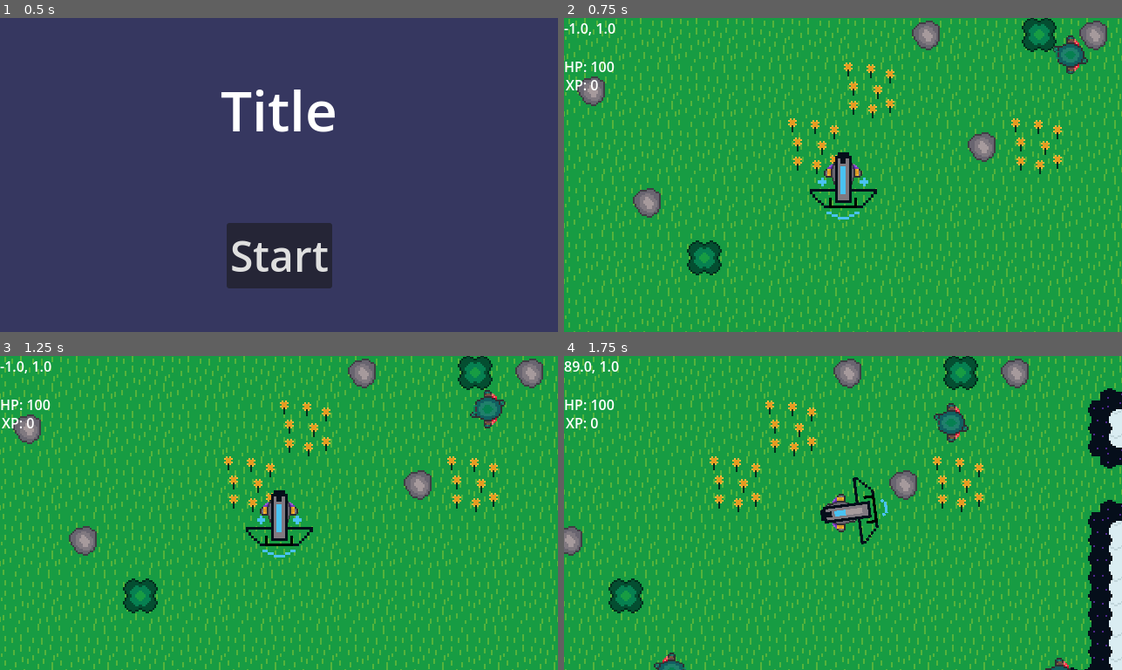
Above: before the commit, frames 1-4 (two rows, left to right).
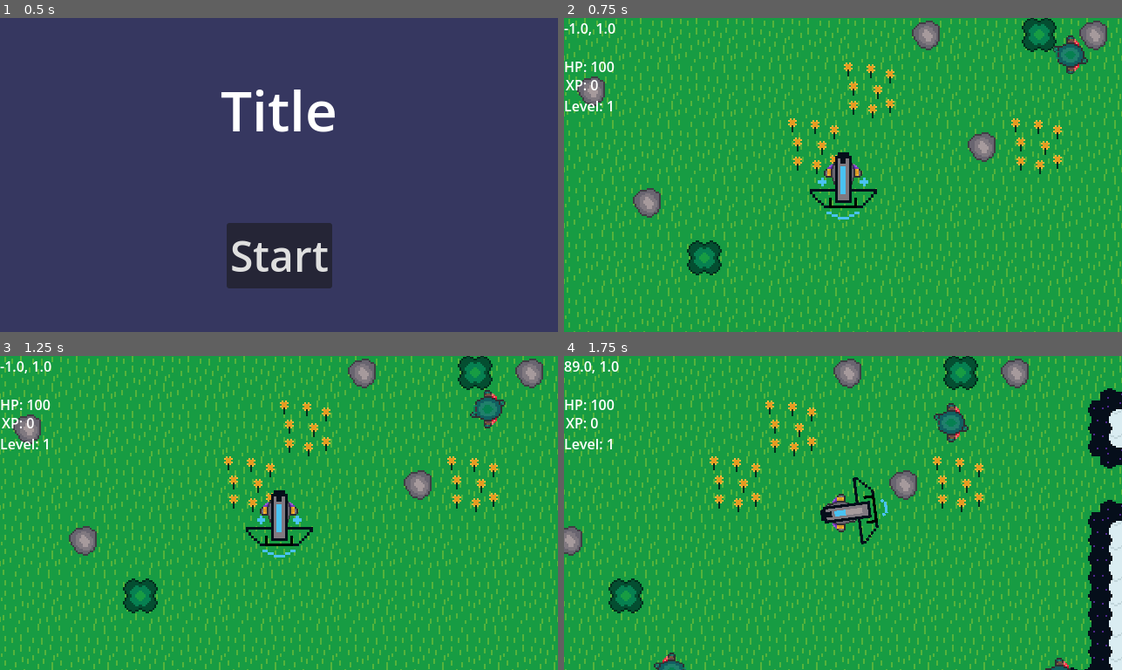
Above: after the commit, the same moments.

Repository: coder1015/real-roguelite
Game: Godot game, scene res://Scenes/main_menu.tscn
Two runs of this game, one before a commit and one after it. Both use one fixed random seed, a clock stepped at 60 frames per second and the inputs below.
Inputs (mouse positions are in pixels of both pictures, inside the frame that each line leads up to):
- Up to frame 1 (0.5 s): no input
- Up to frame 2 (0.75 s): click "Start" at 0.5 s
- Up to frame 3 (1.25 s): no input
- Up to frame 4 (1.75 s): move the mouse to (965, 497) at 1.27 s; press the mouse at (965, 497) at 1.28 s; hold D (move_right) from 1.28 s (still down)

Frame 1 is identical in both runs. In frame 2, 0.1% of the frame differs, in the area x 0-9%, y 26-30%; in frame 3, 0.1%; in frame 4, 0.1%.

Commit message:
level up

Diff:
--- a/real-roguelike-godot-name/Scenes/hud.tscn
+++ b/real-roguelike-godot-name/Scenes/hud.tscn
@@ -20,3 +20,9 @@
 offset_top = 65.0
 offset_right = 102.0
 offset_bottom = 88.0
+
+[node name="PlayerLevel" type="Label" parent="." unique_id=598677493]
+offset_top = 89.0
+offset_right = 40.0
+offset_bottom = 112.0
+size_flags_horizontal = 4
--- a/real-roguelike-godot-name/Scripts/hud.gd
+++ b/real-roguelike-godot-name/Scripts/hud.gd
@@ -20,3 +20,6 @@
 
 func update_xp(xp: int) -> void:
 	$PlayerXP.text = "XP: " + str(xp)
+
+func update_level(level:int) -> void:
+	$PlayerLevel.text = "Level: " + str(level)
--- a/real-roguelike-godot-name/Scripts/main.gd
+++ b/real-roguelike-godot-name/Scripts/main.gd
@@ -13,6 +13,7 @@
 	var xpos = str(round(position.x))
 	var ypos = str(round(position.y))
 	$HUD.show_coords(xpos + ", " + ypos)
+	$Player.level_up()
 
 
 func new_game():
--- a/real-roguelike-godot-name/Scripts/player.gd
+++ b/real-roguelike-godot-name/Scripts/player.gd
@@ -17,6 +17,7 @@
 	$Hurtbox.hit_taken.connect(_on_hurtbox_hit_taken)
 	get_parent().get_node("HUD").update_hp(hp)
 	get_parent().get_node("HUD").update_xp(xp)
+	get_parent().get_node("HUD").update_level(level)
 
 	hide()
 	$weapon_system/Ranged/Gun.hide()  # hide all weapons first
@@ -89,6 +90,16 @@
 	get_parent().get_node("HUD").update_xp(xp)
 
 
+func level_up():
+	if xp >= xp_to_next_level and level < 7:
+		level += 1
+		xp = xp - xp_to_next_level
+		xp_to_next_level = 100 * level
+		get_parent().get_node("HUD").update_level(level)
+		get_parent().get_node("HUD").update_xp(xp)
+
+
+
 func _animate():
 	if velocity.length() > 0:
 		$AnimatedSprite2D.play()
